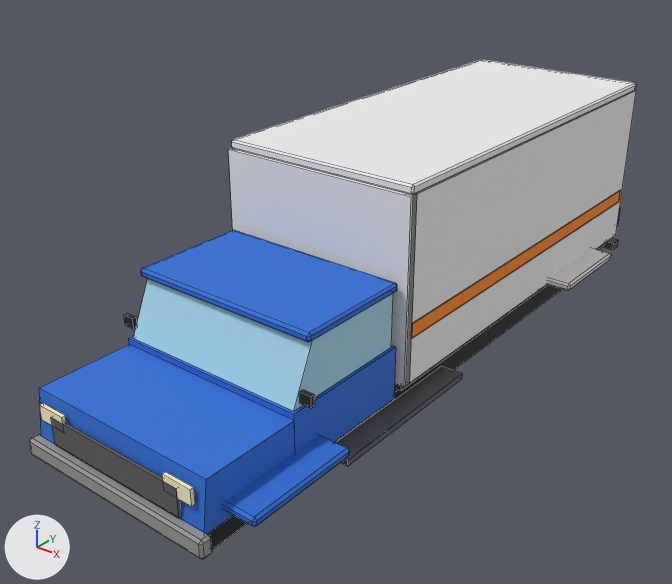
A saved change to the FBX model assets/export/TRK_BoxTruck_Body.fbx.
The view is the same before and after, from a 50 mm camera at (0.17, -0.239, 0.161) aimed at (-0.007, -0.018, 0.024). The axes (+X, +Y, +Z) are drawn at lower left. The lights are the same throughout. The picture after the commit comes second. Mesh edges are drawn as thin lines. Where no turn or scale is listed for an object, it has been applied to the vertices.

In view in the first picture: 'TRK_BoxTruck_Body'.
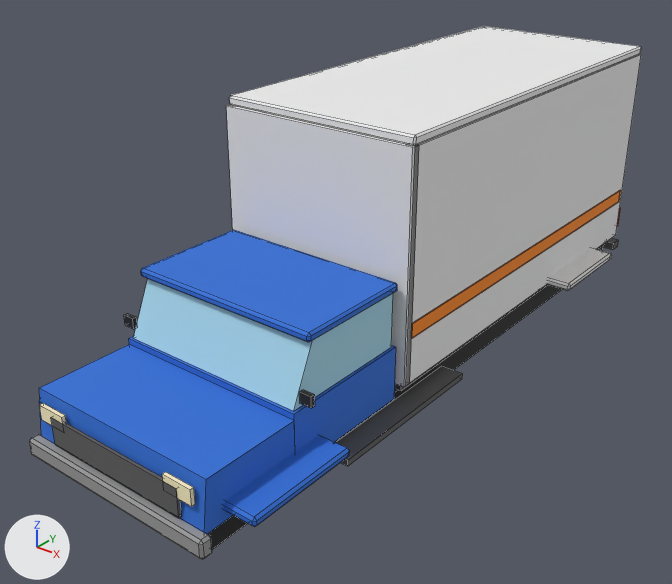
Where the newer file only moved an object's origin or applied its transform, the numbers keep the older frame.

Where the change shows, as pixel boxes (x1, y1, x2, y2) in the pictures (672 x 584 px; the box of a moved part takes in the faces that stretch with it):
'TRK_BoxTruck_Body', reshaped (7% taller)
    before: (30, 59, 636, 559)
    after: (30, 26, 642, 559)
part 1 of me_trk_boxtruck_body, moved or reshaped
    before: (232, 59, 636, 195)
    after: (229, 26, 642, 146)
part 2 of me_trk_boxtruck_body, moved or reshaped
    before: (228, 90, 636, 387)
    after: (226, 54, 641, 387)

The change, as a list of edits to the scene's bpy script:
```text
Change me_trk_boxtruck_body:
    used by ob_trk_boxtruck_body; location = (0.0, 0.0, 0.0)
    before: 193 (-0.035, -0.036, 0.073) at pixel (230, 148), 195 (-0.035, 0.118, 0.073), 197 (-0.032, -0.036, 0.073) at pixel (237, 150), 199 (-0.032, 0.118, 0.073), 201 (0.032, -0.036, 0.073) at pixel (404, 193)
    before: 203 (0.032, 0.118, 0.073), 205 (0.035, -0.036, 0.073) at pixel (413, 195), 207 (0.035, 0.118, 0.073) at pixel (636, 90), 209 (-0.035, -0.037, 0.073) at pixel (228, 149), 211 (-0.035, -0.034, 0.073)
    before: 213 (0.035, -0.037, 0.073) at pixel (411, 196), 215 (0.035, -0.034, 0.073) at pixel (417, 193)
    remove me_trk_boxtruck_body.from_pydata(...)  # 336 vertices, 308 faces; spans x -0.043..0.043, y -0.122..0.122, z 0.0..0.076
    add me_trk_boxtruck_body.from_pydata(...)  # 336 vertices, 308 faces; spans x -0.043..0.043, y -0.122..0.122, z 0.0..0.09
    me_trk_boxtruck_body part 1: the loose piece of 24 vertices spanning x -0.035..0.035, y -0.036..0.118, z 0.073..0.076 is moved by (0.0, 0.0, 0.014)
    me_trk_boxtruck_body part 2
    add for i in [193, 195, 197, 199, 201, 203, 205, 207, 209, 211, 213, 215]: me_trk_boxtruck_body.vertices[i].co += Vector((0.0, 0.0, 0.014))
    other edits to the shape of me_trk_boxtruck_body do not show in these pictures
```
